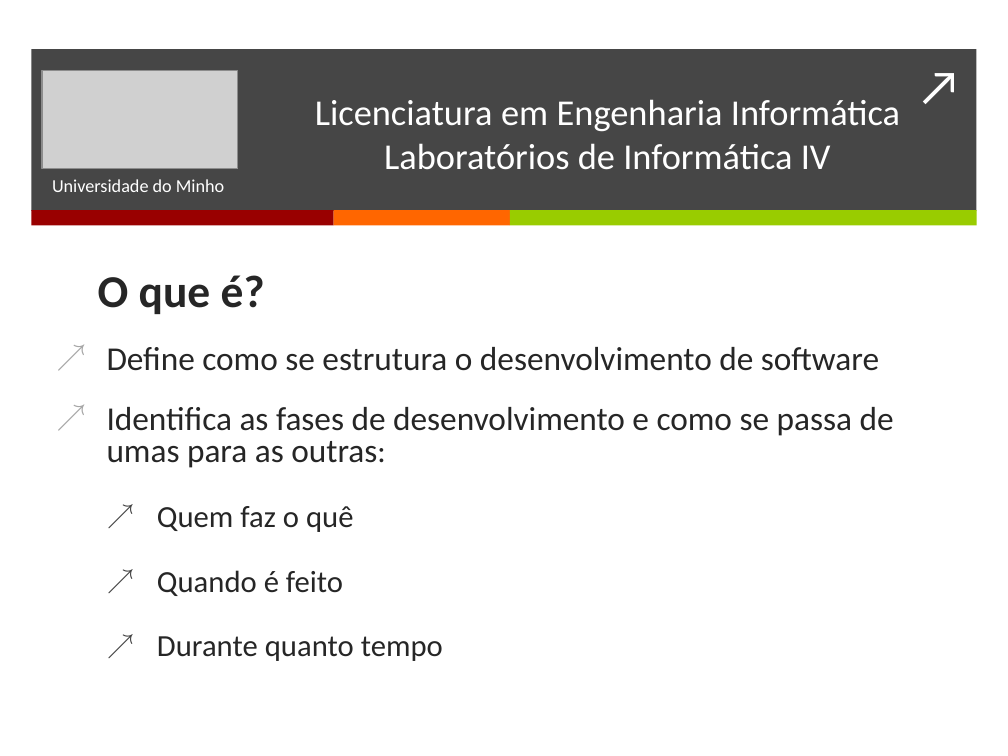
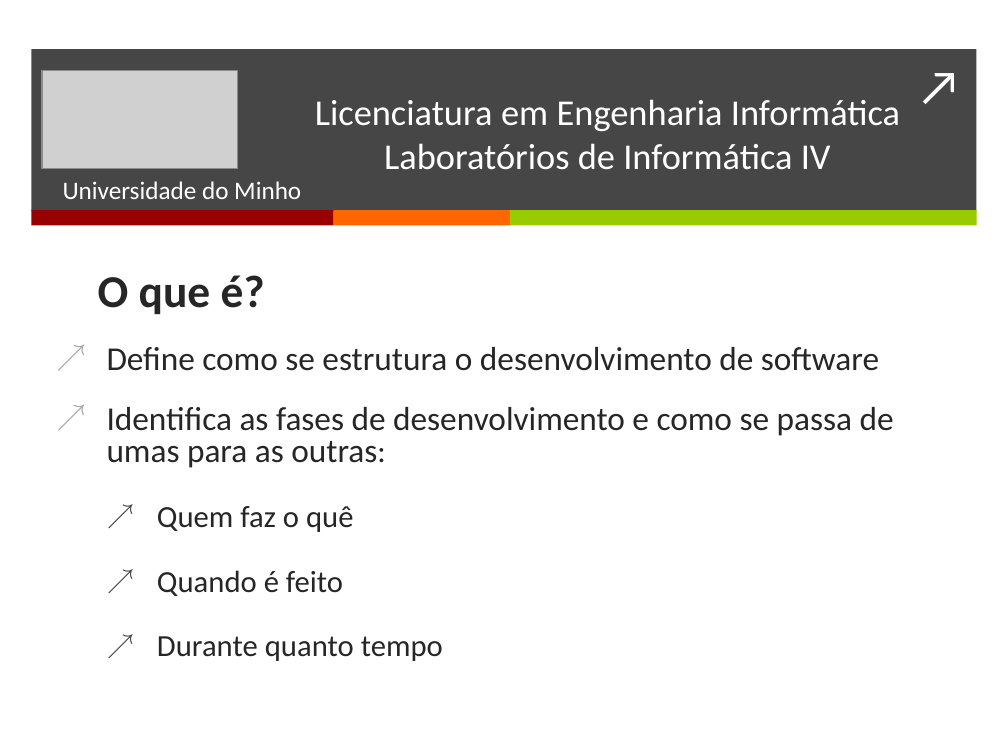
Before and after one commit to BrunoTorres/LI4, a slide deck: slide 4 of Apresentação/Apresentacao.pptx. Drawn at 1008x756 pixels with LibreOffice and Linux fonts; fonts in the diff are those of the drawing; grey boxes stand for pictures. Boxes give left, top, right and bottom in pixels: in the first picture for what was removed or moved away, otherwise in the second. Text is boxed around its words. In the diff, an @@ line names an element or a change of style, - is before the commit and + after.

```diff
--- a/Apresentação/Apresentacao.pptx
+++ b/Apresentação/Apresentacao.pptx
@@ subtitle "Universidade do Minho" moved from (x1=52, y1=179, x2=224, y2=192) to (x1=63, y1=181, x2=301, y2=199) @@
@@ subtitle "Universidade do Minho" at (x1=63, y1=181, x2=301, y2=199): size 13 to 18 pt @@
```
Also in this commit, not shown: 3 other slides changed.
